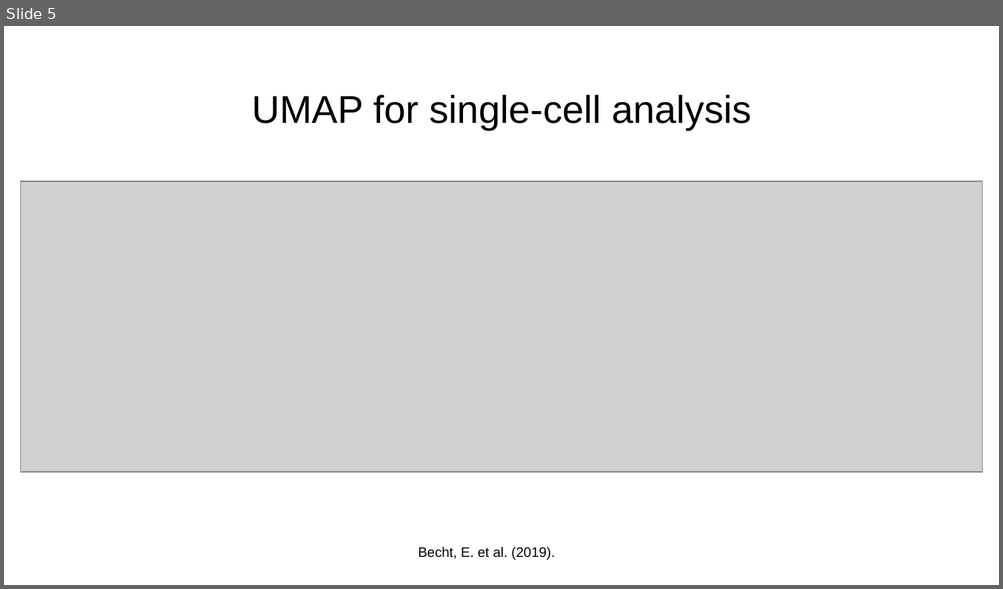
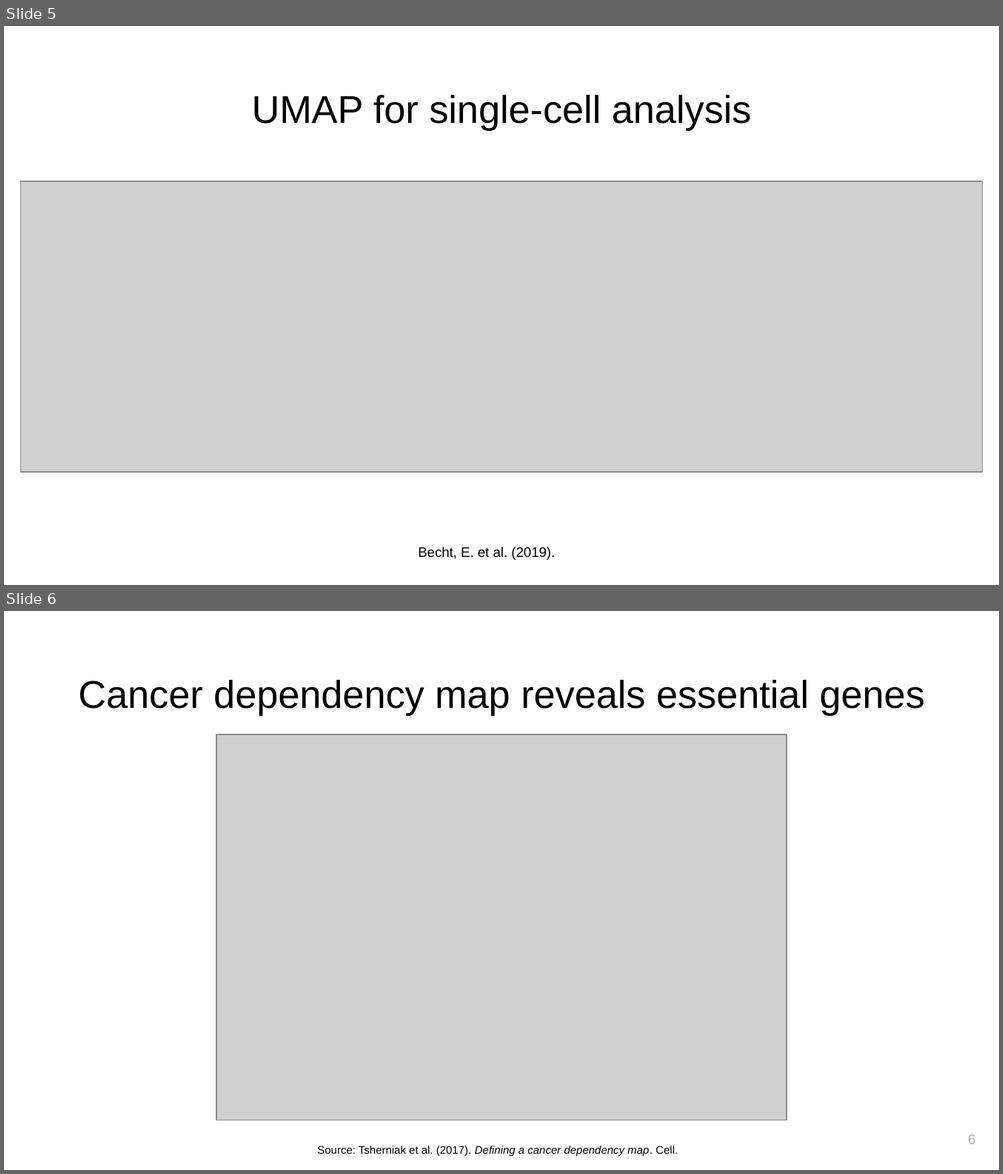
Before and after one commit to dimension-reduction/slides-and-code, a slide deck: tSNE and UMAP/UMAP.pptx. Shown one above the other, each under a label of ours: slide 5 before the commit, slides 5 and 6 after it. The pictures are 1003x589 and 1003x1174 pixels, drawn with LibreOffice and Linux fonts; fonts in the diff are those of the drawing; grey boxes stand for pictures. Boxes give left, top, right and bottom in pixels: in the first picture for what was removed or moved away, otherwise in the second. Text is boxed around its words. In the diff, an @@ line names an element or a change of style, - is before the commit and + after.

```diff
--- a/tSNE and UMAP/UMAP.pptx
+++ b/tSNE and UMAP/UMAP.pptx
@@ slide 6 added at <box>4,611,999,1170</box>, background #FFFFFF @@
@@ title added at <box>78,680,925,715</box>, 28 pt, text #000000 @@
+Cancer dependency map reveals essential genes
@@ picture added at <box>217,735,787,1120</box> @@
@@ page number added at <box>967,1135,975,1145</box>, 10 pt, text #ADADAD @@
+6
@@ text added at <box>317,1146,677,1156</box>, 8 pt, text #000000 @@
+Source: Tsherniak et al. (2017). Defining a cancer dependency map. Cell.
```
Also in this commit, not shown: 1 other slide added.
